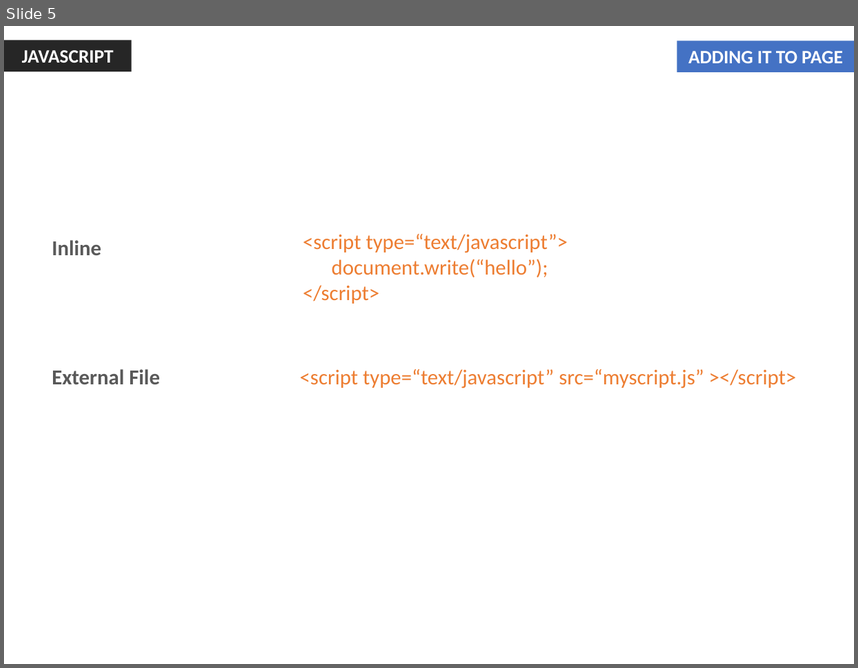
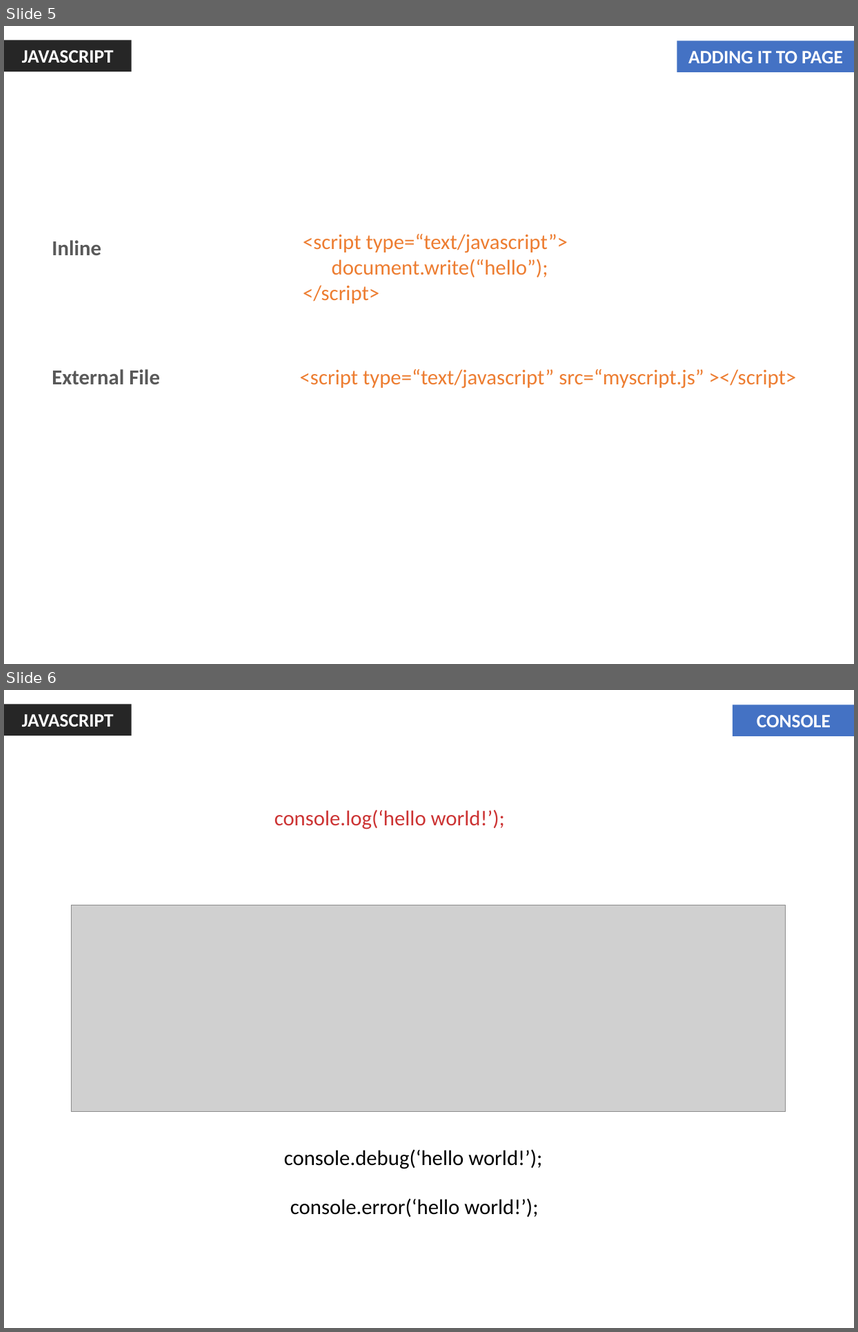
Before and after one commit to jharohit/web-fundamentals-course, a slide deck: Session III - Javascript/Session III - Javascript.pptx. Shown one above the other, each under a label of ours: slide 5 before the commit, slides 5 and 6 after it. The pictures are 858x668 and 858x1332 pixels, drawn with LibreOffice and Linux fonts; fonts in the diff are those of the drawing; grey boxes stand for pictures. Boxes give left, top, right and bottom in pixels: in the first picture for what was removed or moved away, otherwise in the second. Text is boxed around its words. In the diff, an @@ line names an element or a change of style, - is before the commit and + after.

```diff
--- a/Session III - Javascript/Session III - Javascript.pptx
+++ b/Session III - Javascript/Session III - Javascript.pptx
@@ slide 6 added at bbox=[4, 690, 854, 1328], background #FFFFFF @@
@@ rectangle added at bbox=[4, 704, 132, 736], fill #262626, 16 pt, text #FFFFFF, bold @@
+JAVASCRIPT
@@ rectangle added at bbox=[733, 704, 854, 736], fill #4472C4, 16 pt, text #FFFFFF, bold @@
+CONSOLE
@@ text added at bbox=[274, 809, 505, 829], 18 pt, text #CC3333 @@
+console.log(‘hello world!’);
@@ picture added at bbox=[71, 905, 785, 1112] @@
@@ text added at bbox=[284, 1149, 542, 1169], 18 pt, text #000000 @@
+console.debug(‘hello world!’);
@@ text added at bbox=[290, 1198, 538, 1216], 18 pt, text #000000 @@
+console.error(‘hello world!’);
```
Also in this commit, not shown: 2 slides changed, 4 other slides added, 1 slide removed, 1 other file.
